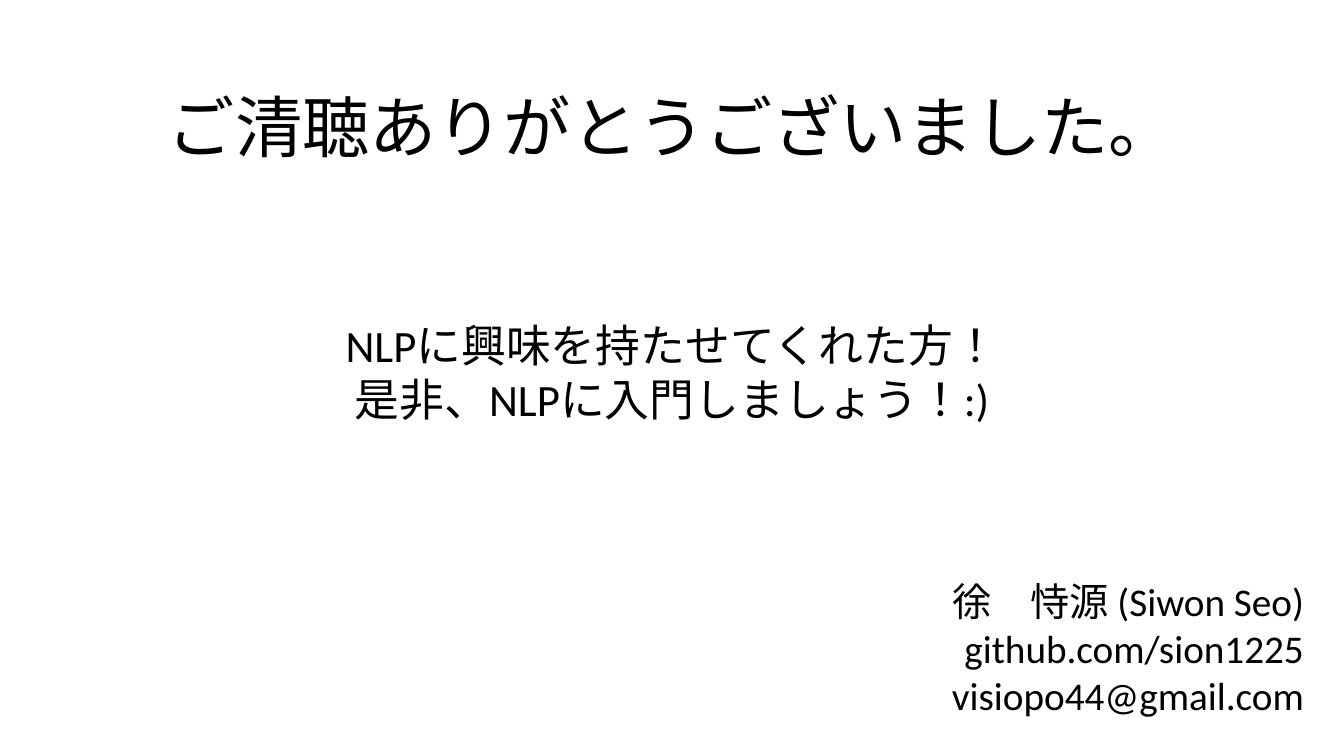
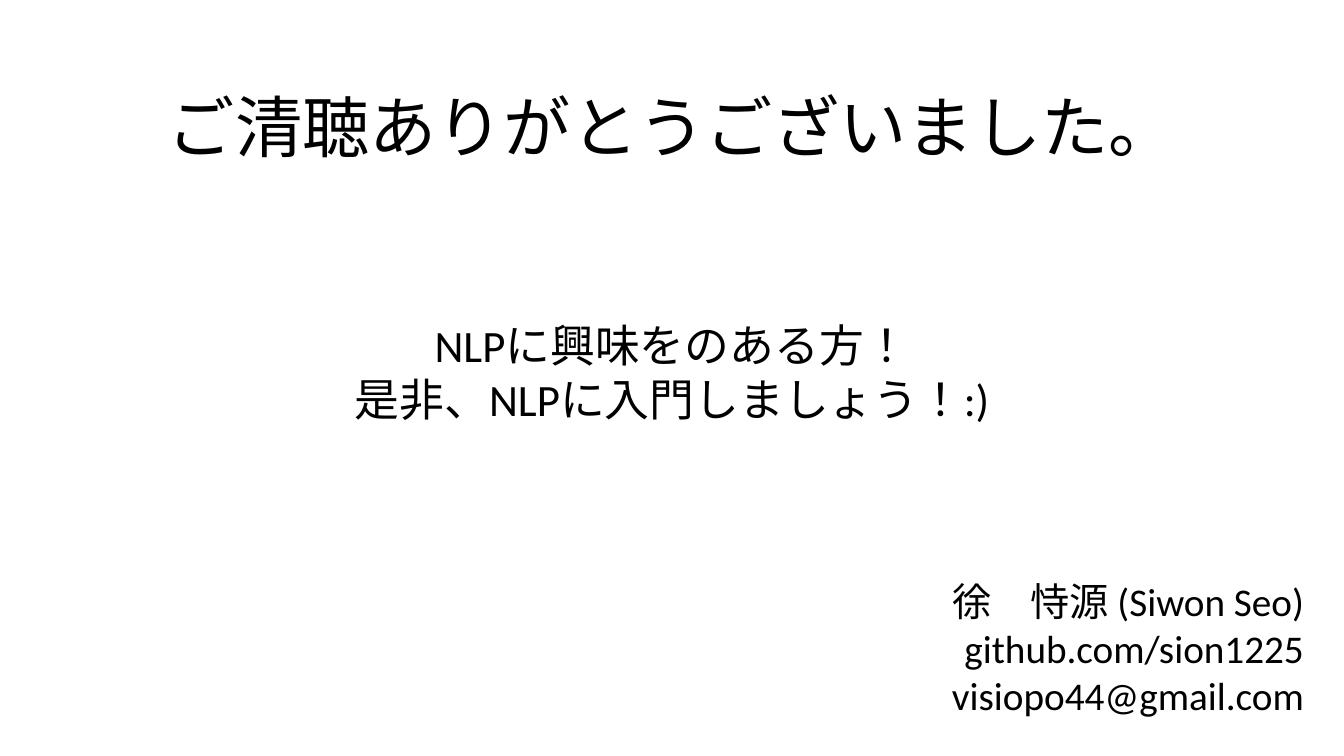
Before and after one commit to Sion1225/ChatBot_for_OpenLab, a slide deck: slide 7 of Open Lab.pptx. Drawn at 1344x756 pixels with LibreOffice and Linux fonts; fonts in the diff are those of the drawing. Boxes give left, top, right and bottom in pixels: in the first picture for what was removed or moved away, otherwise in the second. Text is boxed around its words. In the diff, an @@ line names an element or a change of style, - is before the commit and + after.

```diff
--- a/Open Lab.pptx
+++ b/Open Lab.pptx
@@ text at box(355, 325, 990, 422): text changed @@
-NLPに興味を持たせてくれた方！是非、NLPに入門しましょう！:)
+NLPに興味をのある方！
+是非、NLPに入門しましょう！:)
```
